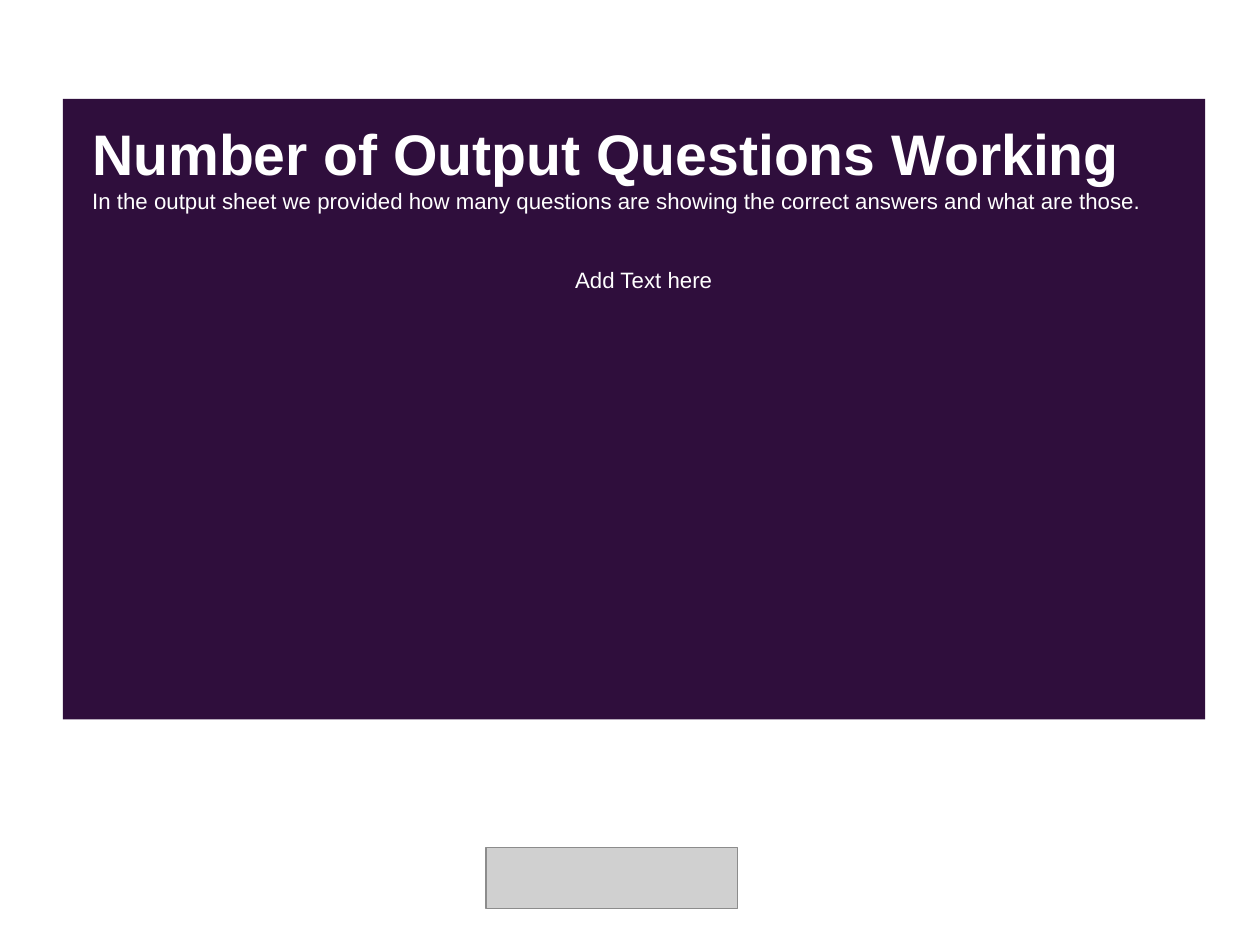
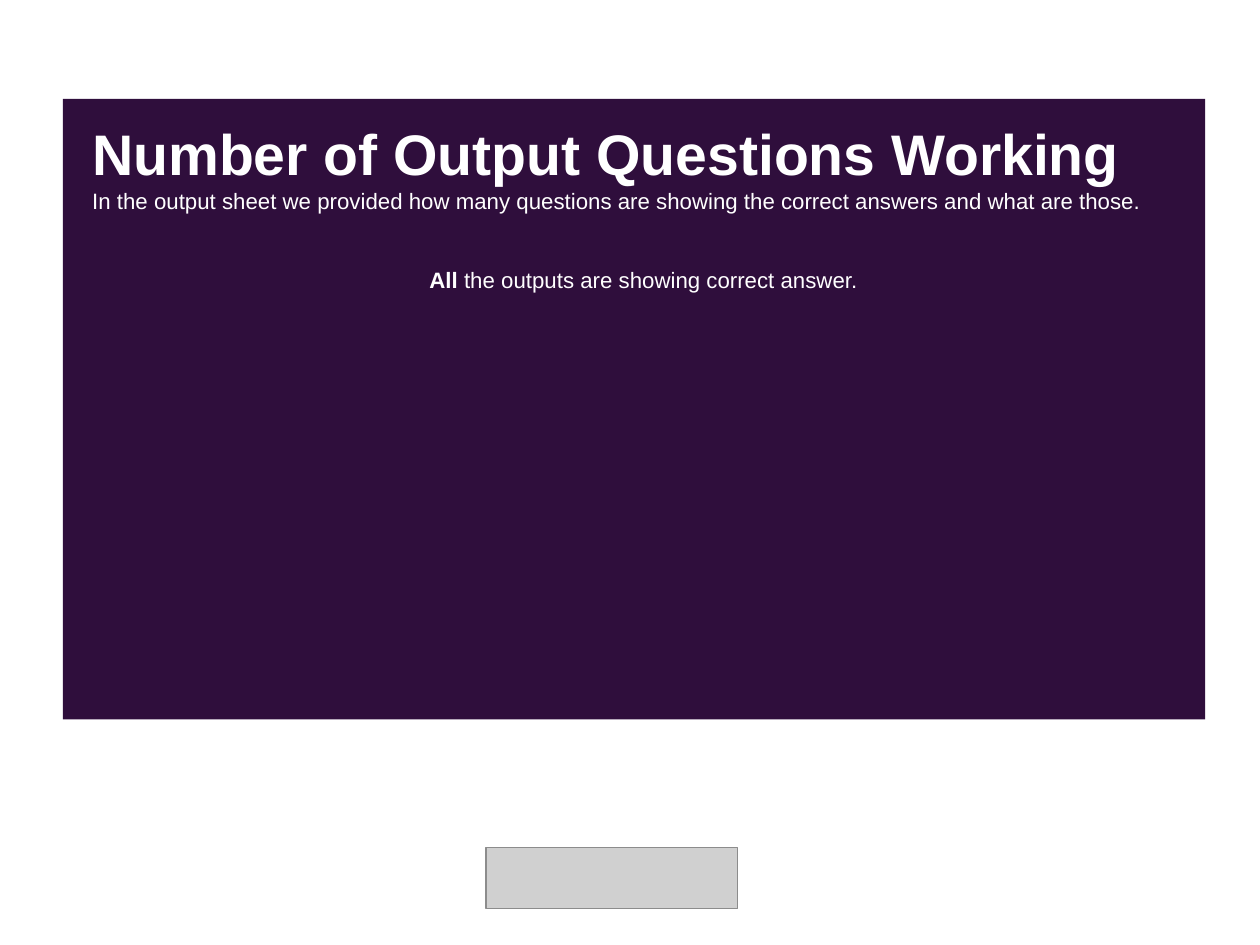
Before and after one commit to arkahome/im-ml, a slide deck: slide 8 of SolutionPresentation.pptx. Drawn at 1260x945 pixels with LibreOffice and Linux fonts; fonts in the diff are those of the drawing; grey boxes stand for pictures. Boxes give left, top, right and bottom in pixels: in the first picture for what was removed or moved away, otherwise in the second. Text is boxed around its words. In the diff, an @@ line names an element or a change of style, - is before the commit and + after.

```diff
--- a/SolutionPresentation.pptx
+++ b/SolutionPresentation.pptx
@@ text at (x1=429, y1=272, x2=858, y2=293): text changed @@
-Add Text here
+All the outputs are showing correct answer.
```
Also in this commit, not shown: 11 other slides changed, 1 slide added, 1 slide removed.
